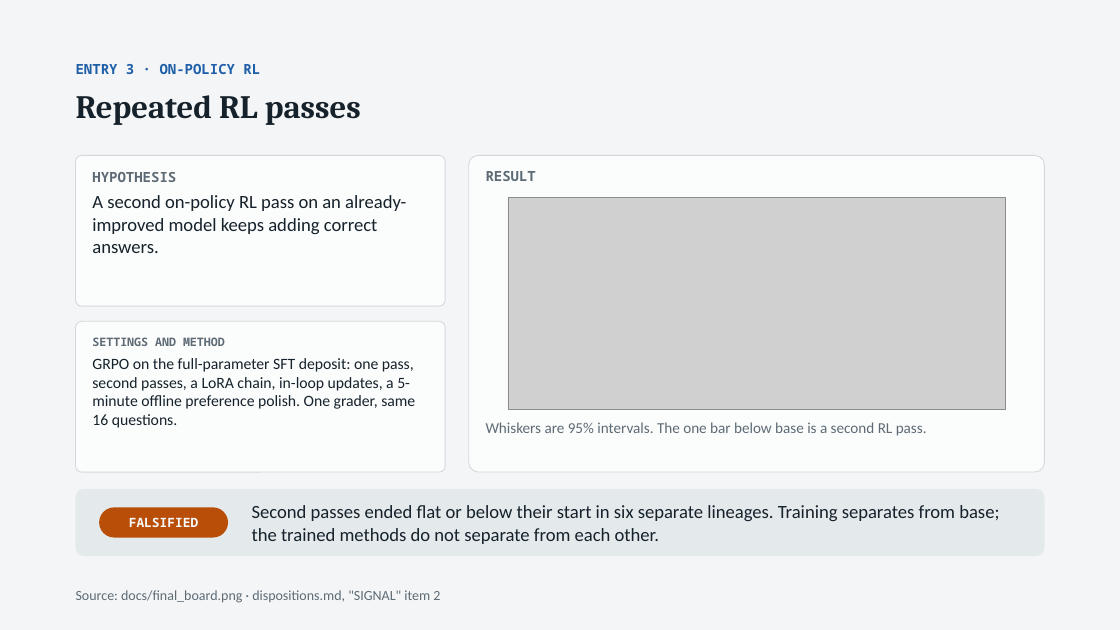
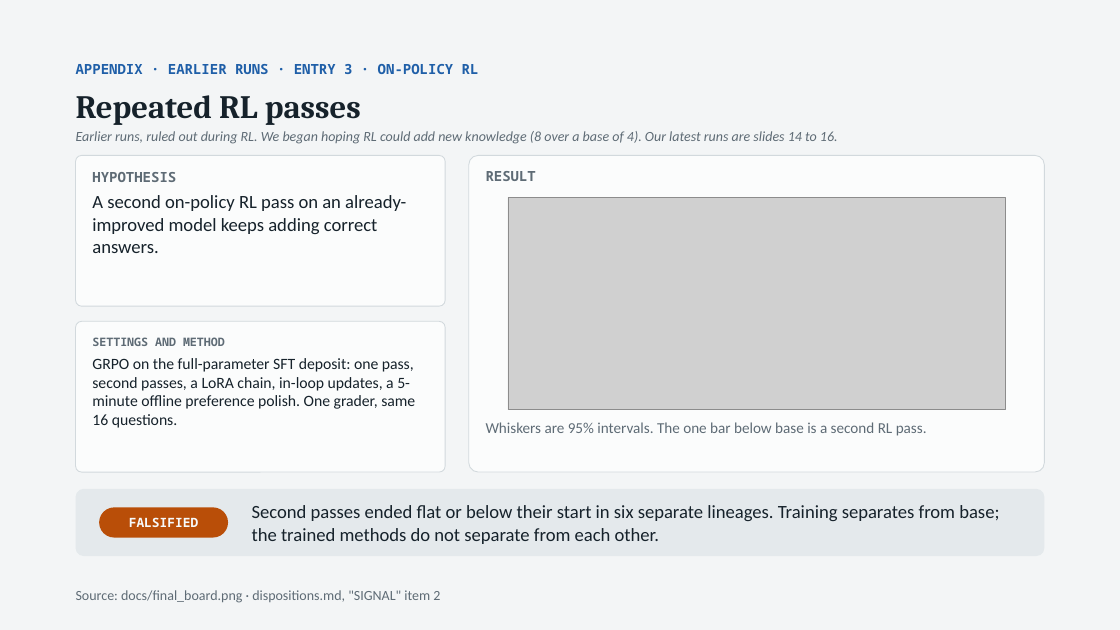
Before and after one commit to thistleknot/rl_v2_share, a slide deck: slide 17 of docs/RL_V2_rl.pptx. Drawn at 1120x630 pixels with LibreOffice and Linux fonts; fonts in the diff are those of the drawing; grey boxes stand for pictures. Boxes give left, top, right and bottom in pixels: in the first picture for what was removed or moved away, otherwise in the second. Text is boxed around its words. In the diff, an @@ line names an element or a change of style, - is before the commit and + after.

```diff
--- a/docs/RL_V2_rl.pptx
+++ b/docs/RL_V2_rl.pptx
@@ text at <box>76,64,479,74</box>: text changed @@
-ENTRY 3 · ON-POLICY RL
+APPENDIX · EARLIER RUNS · ENTRY 3 · ON-POLICY RL
@@ text added at <box>76,131,838,144</box>, 12 pt, text #5E6B75, italic @@
+Earlier runs, ruled out during RL. We began hoping RL could add new knowledge (8 over a base of 4). Our latest runs are slides 14 to 16.
```
Also in this commit, not shown: 8 other slides changed.
